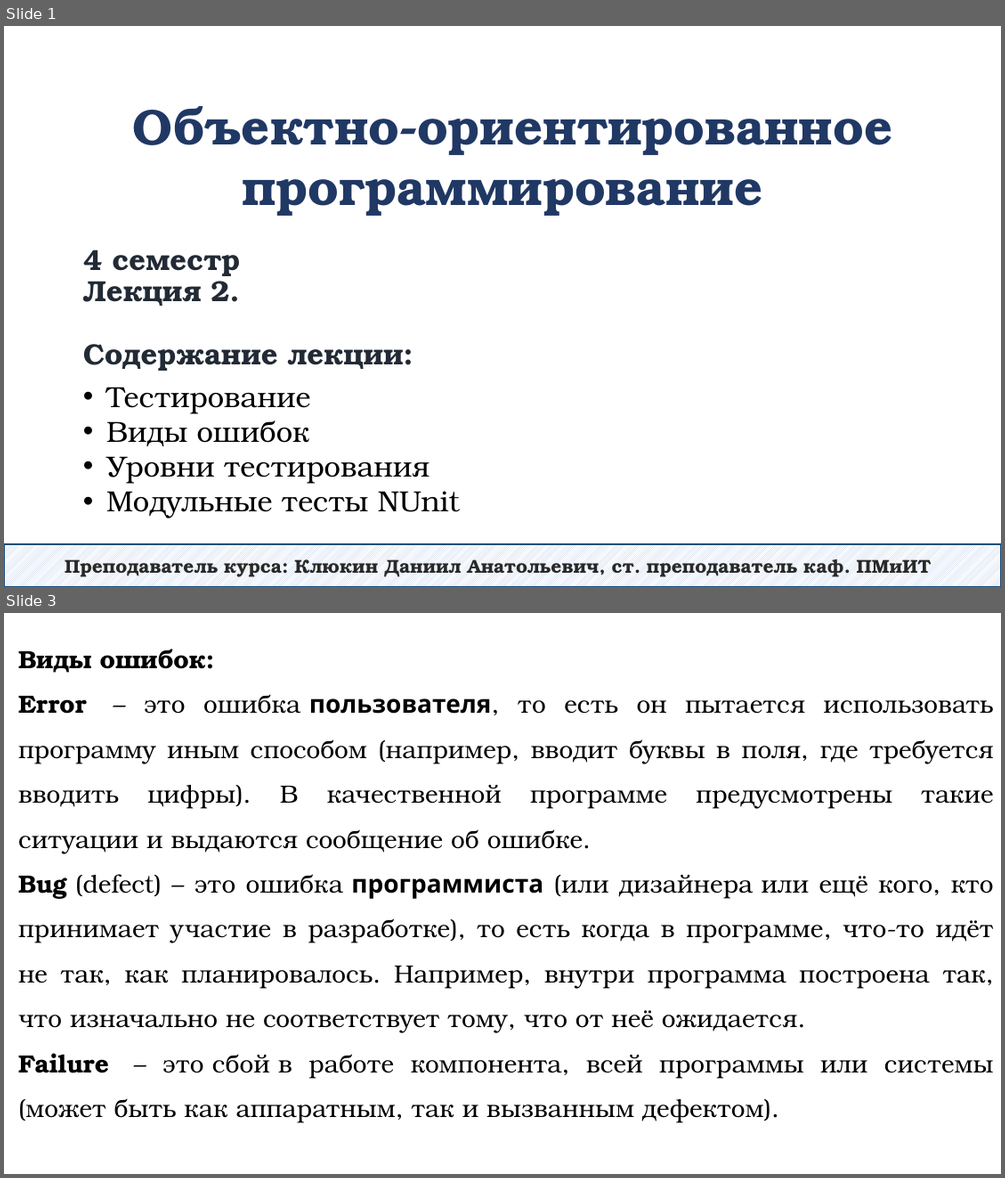
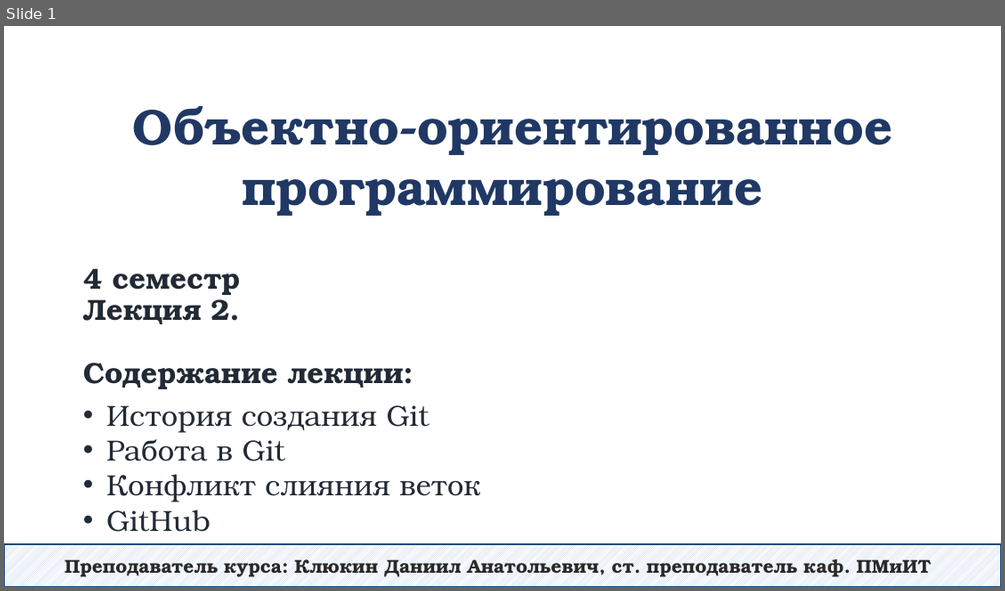
Before and after one commit to DaniilKlyukin/OOP-4, a slide deck: Лекции/ООП 1 лек 2.pptx. Shown one above the other, each under a label of ours: slides 1 and 3 before the commit, slide 1 after it; the slides between them are not shown. The pictures are 1005x1178 and 1005x591 pixels, drawn with LibreOffice and Linux fonts; fonts in the diff are those of the drawing. Boxes give left, top, right and bottom in pixels: in the first picture for what was removed or moved away, otherwise in the second. Text is boxed around its words. In the diff, an @@ line names an element or a change of style, - is before the commit and + after.

```diff
--- a/Лекции/ООП 1 лек 2.pptx
+++ b/Лекции/ООП 1 лек 2.pptx
@@ slide 3 removed at (x1=4, y1=613, x2=1001, y2=1174), background #FFFFFF @@
@@ text removed at (x1=18, y1=649, x2=994, y2=1123) @@
-Виды ошибок:
-Error – это ошибка пользователя, то есть он пытается использовать программу иным способом (например, вводит буквы в поля, где требуется вводить цифры). В качественной программе предусмотрены такие ситуации и выдаются сообщение об ошибке.
-Bug (defect) – это ошибка программиста (или дизайнера или ещё кого, кто принимает участие в разработке), то есть когда в программе, что-то идёт не так, как планировалось. Например, внутри программа построена так, что изначально не соответствует тому, что от неё ожидается.
-Failure – это сбой в работе компонента, всей программы или системы (может быть как аппаратным, так и вызванным дефектом).
@@ slide 1 changed as well @@
@@ title "4 семестр Лекция 2. Содержание ..." moved from (x1=83, y1=249, x2=404, y2=370) to (x1=83, y1=268, x2=404, y2=389) @@
@@ text at (x1=106, y1=405, x2=480, y2=532): text changed; text colour #000000 to #222A35 @@
-• Тестирование
-• Виды ошибок
-• Уровни тестирования
-• Модульные тесты NUnit
+• История создания Git
+• Работа в Git
+• Конфликт слияния веток
+• GitHub
```
Also in this commit, not shown: 53 slides added, 25 other slides removed, 4 other files.
